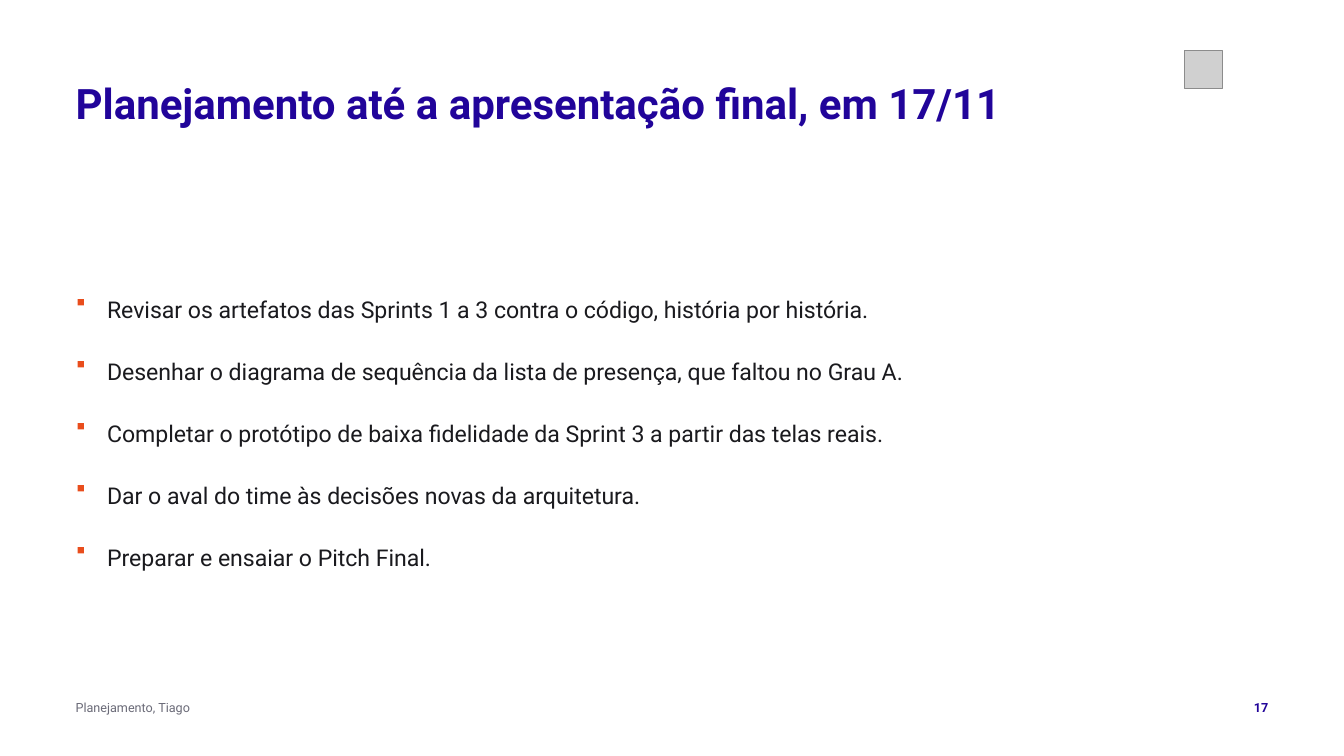
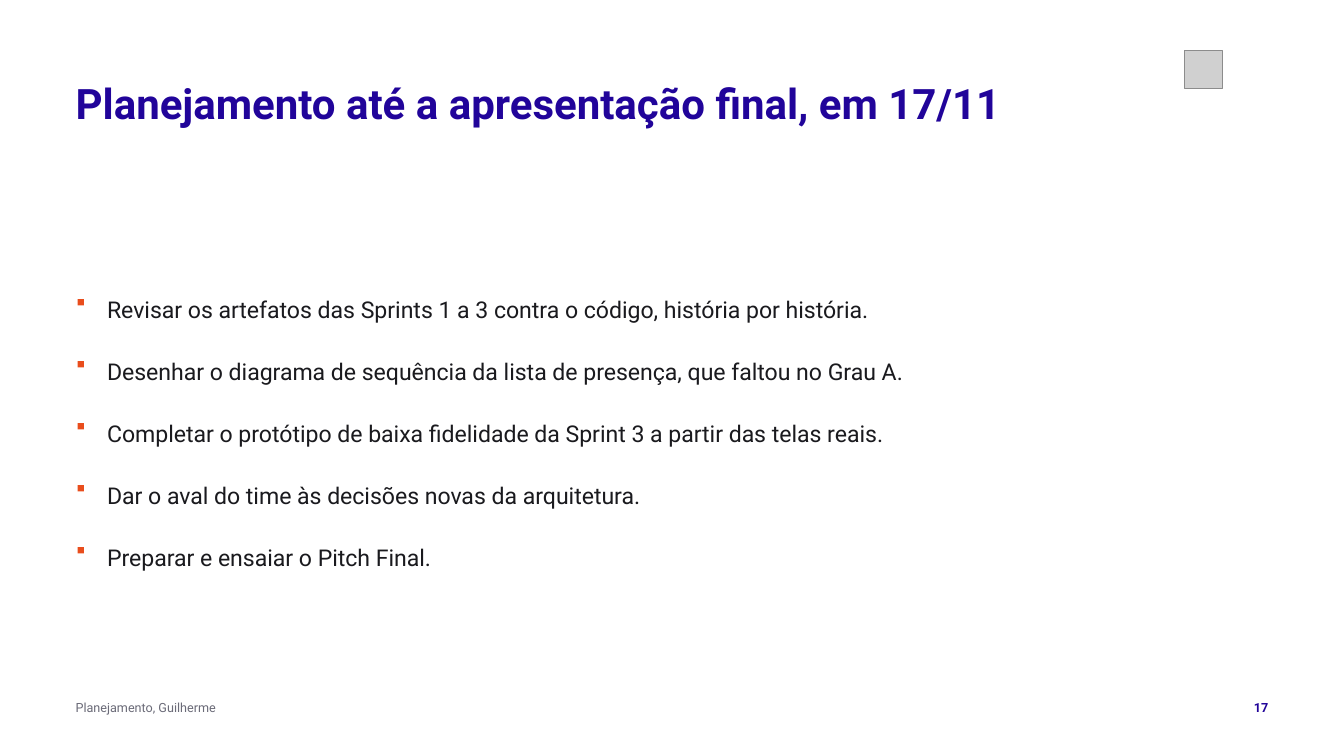
Before and after one commit to tcpassos/invite-app, a slide deck: slide 17 of trabalhos/T3-Apresentacao-Intermediaria.pptx. Drawn at 1344x756 pixels with LibreOffice and Linux fonts; fonts in the diff are those of the drawing; grey boxes stand for pictures. Boxes give left, top, right and bottom in pixels: in the first picture for what was removed or moved away, otherwise in the second. Text is boxed around its words. In the diff, an @@ line names an element or a change of style, - is before the commit and + after.

```diff
--- a/trabalhos/T3-Apresentacao-Intermediaria.pptx
+++ b/trabalhos/T3-Apresentacao-Intermediaria.pptx
@@ text at (76, 702, 215, 715): text changed @@
-Planejamento, Tiago
+Planejamento, Guilherme
```
Also in this commit, not shown: 8 other slides changed, 3 other files.
